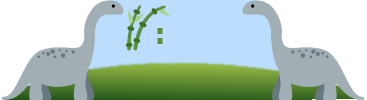
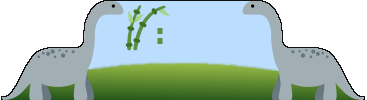
Revision of a layered 367px x 100px image; what changed, layer by layer:
painted on "Diplodocus gauche" over [1, 0, 365, 100]
painted on "Arrière-plan" over [28, 83, 361, 100]
